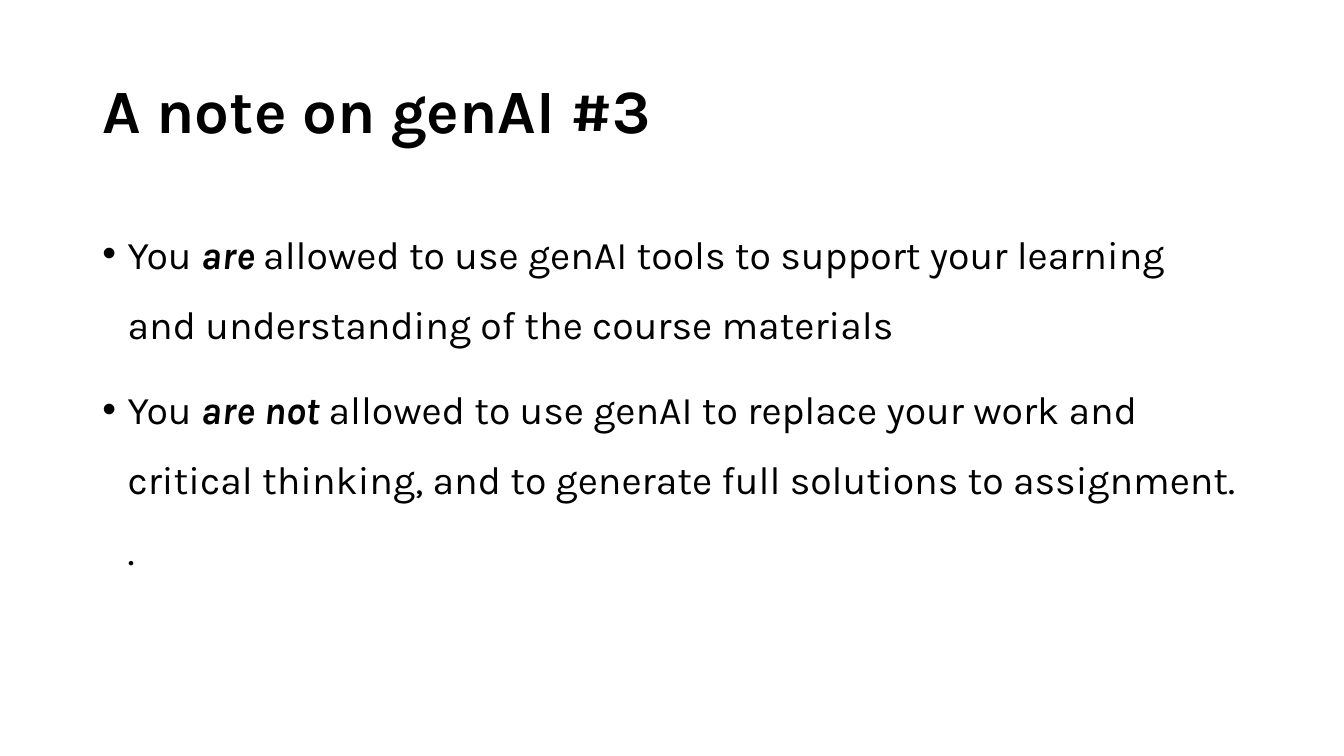
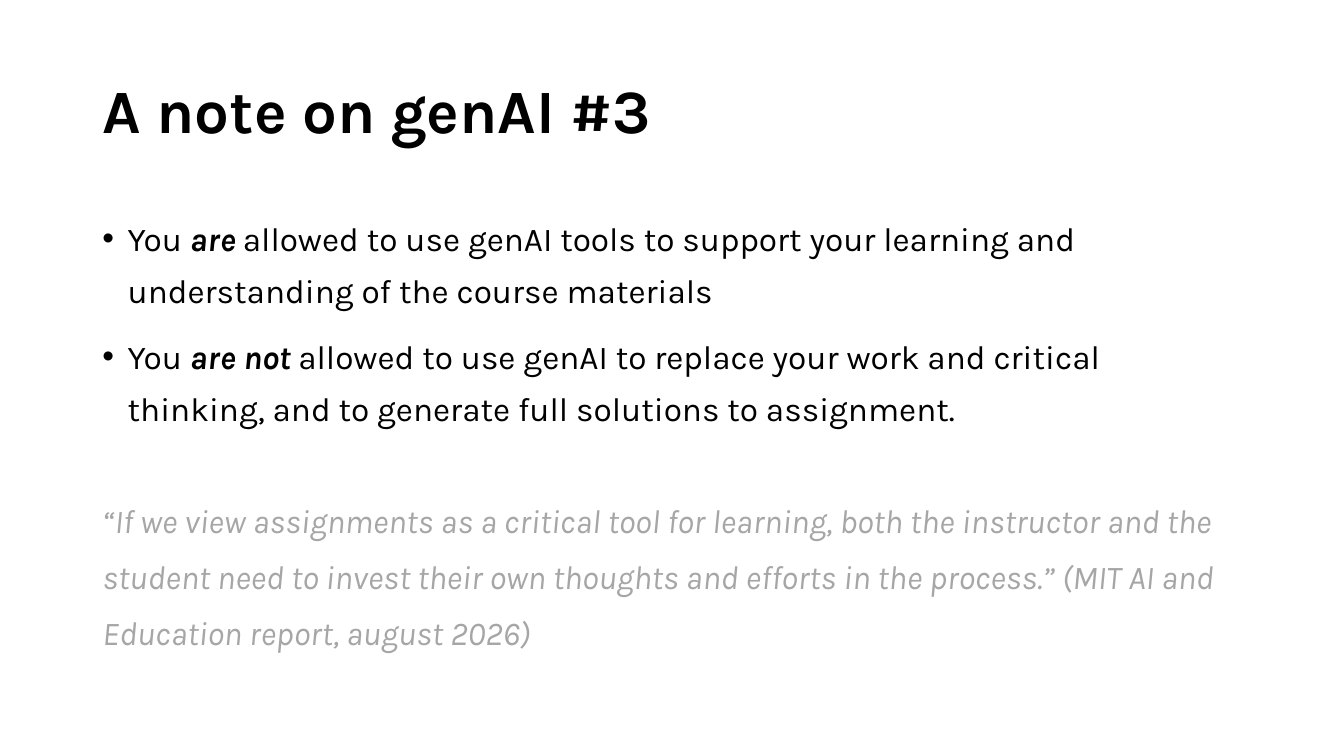
Before and after one commit to mishapaauw/molecular-data-analysis, a slide deck: slide 18 of lectures/0_course_introduction.pptx. Drawn at 1344x756 pixels with LibreOffice and Linux fonts; fonts in the diff are those of the drawing. Boxes give left, top, right and bottom in pixels: in the first picture for what was removed or moved away, otherwise in the second. Text is boxed around its words. In the diff, an @@ line names an element or a change of style, - is before the commit and + after.

```diff
--- a/lectures/0_course_introduction.pptx
+++ b/lectures/0_course_introduction.pptx
@@ text at bbox=[128, 228, 1075, 311]: size 28 to 23.8 pt in "You are allowed to use genAI tools ..."; line spacing 1.5 to 1.3 @@
@@ text at bbox=[102, 346, 1214, 653]: text changed; size 28 to 23.8 pt; text colour #000000 to #A6A6A6; italic on @@
-• You are not allowed to use genAI to replace your work and critical thinking, and to generate full solutions to assignment. .
+• You are not allowed to use genAI to replace your work and critical thinking, and to generate full solutions to assignment.
+“If we view assignments as a critical tool for learning, both the instructor and the student need to invest their own thoughts and efforts in the process.” (MIT AI and Education report, august 2026)
```
Also in this commit, not shown: 1 other file.
